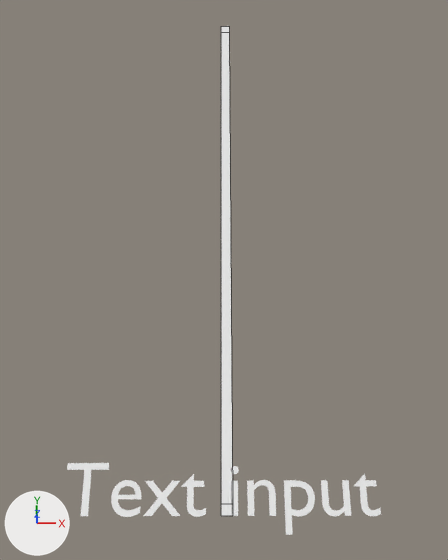
Before and after pictures for a commit that changed the Blender file blender_projects/f1.blend.
Camera for both pictures: a 50 mm lens placed at (0.03, -0.29, 8.83), pointed at (0.04, 3.47, -0.17). The lights are fixed; the arrows at lower left show +X, +Y and +Z. Mesh edges are drawn as thin lines on the coarser meshes.

Names of what the first picture shows: 'MyTextObject', 'meshObject_P1', 'meshObject_P1C1', 'meshObject_P1C2'.
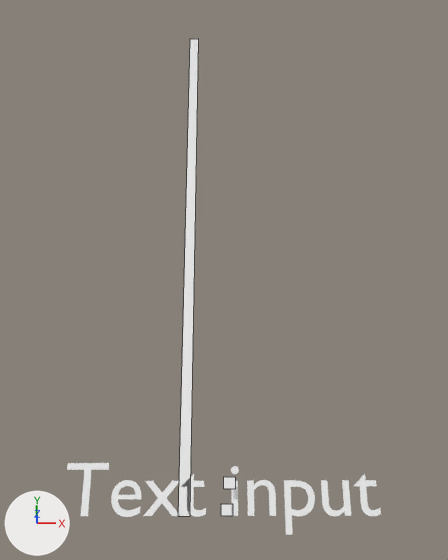
Where the change shows, as pixel boxes [x1, y1, x2, y2] in the pictures (448 x 560 px):
'meshObject_P1', moved: before [221, 32, 233, 504]; after [179, 39, 198, 516]
'meshObject_P1C1', moved: before [221, 504, 233, 516]; after [224, 477, 235, 489]
'meshObject_P1C2', mesh moved: before [221, 26, 229, 32]; after [221, 504, 233, 516]

The change in detail:
me_meshdata_p1 has 4 vertices, 1 face and spans x 0.0..0.15, y 0.15..8.35, z 0.0.
me_meshdata_p1 is used by ob_meshobject_p1; location (0.0, 0.0, 0.0).
me_meshdata_p1 part 1: the whole mesh is moved by (0.0, -0.15, 0.0).
me_meshdata_p1c2 has 4 vertices, 1 face and spans x 0.0..0.15, y 8.35..8.5, z 0.0.
me_meshdata_p1c2 is used by ob_meshobject_p1c2; location (0.0, 0.0, 0.0).
me_meshdata_p1c2 part 2: the whole mesh is moved by (0.0, -8.35, 0.0).
Object 'meshObject_P1C1' (ob_meshobject_p1c1) moves from (0.0, 0.0, 0.0) to (0.03, 0.33, 0.21).
Object 'meshObject_P1' (ob_meshobject_p1) moves from (0.0, 0.0, 0.0) to (-0.57, 0.0, 0.0).
